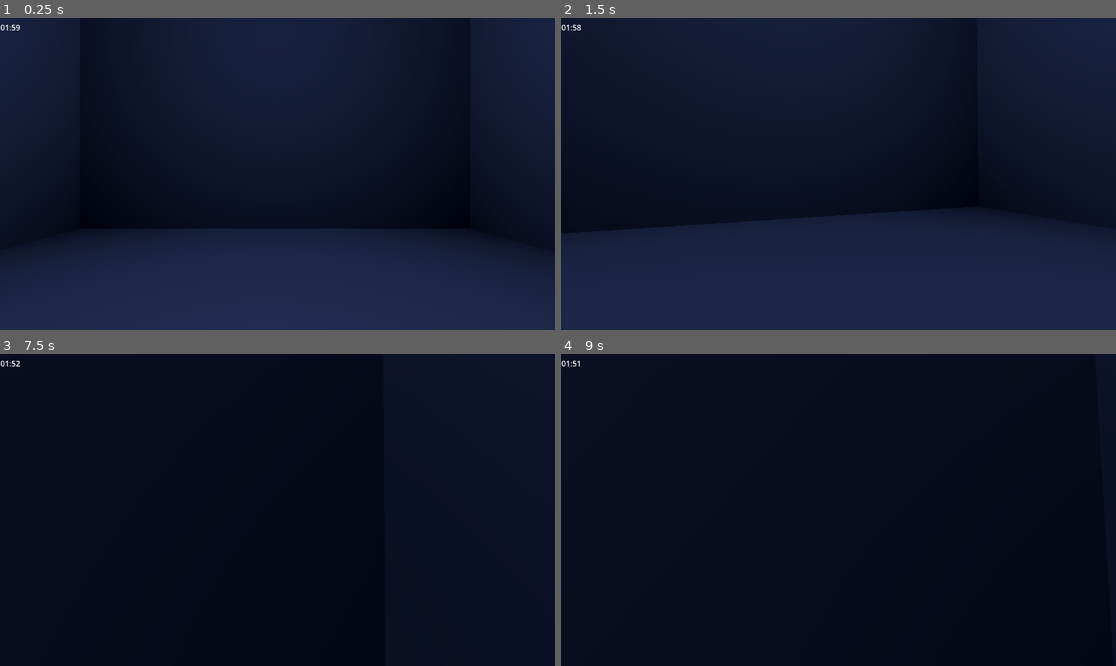
Above: before the commit, frames 1-4 (two rows, left to right).
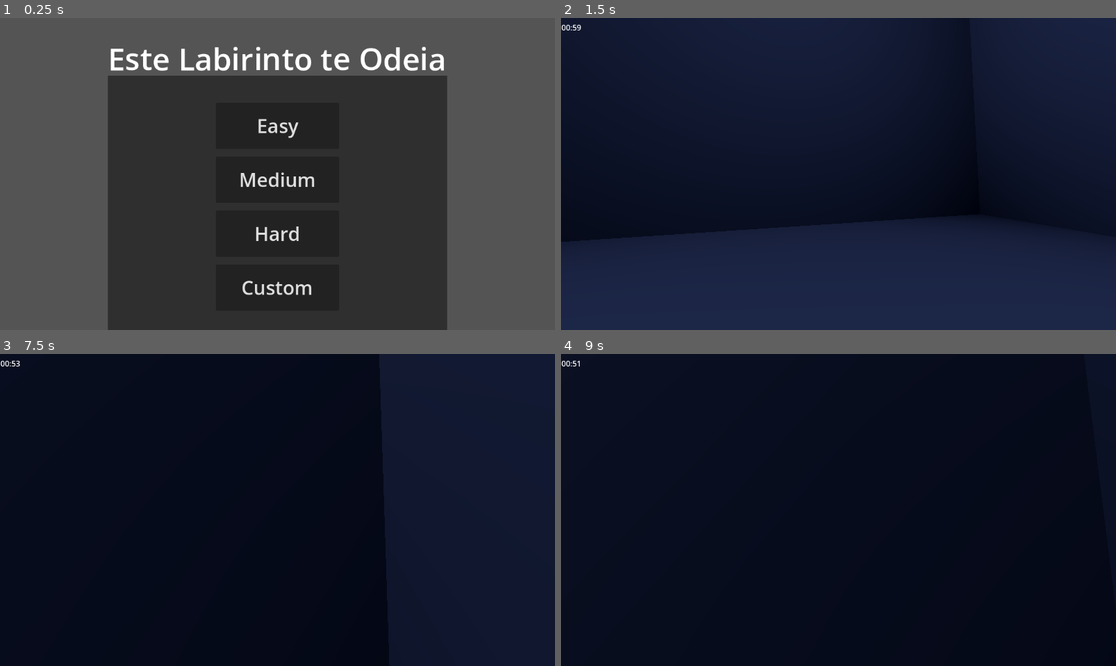
Above: after the commit, the same moments.

Repository: Bruno02468/este-labirinto-te-odeia
Game: Godot game, scene res://scenes/main.tscn
The game is run twice, just before and just after one commit, with the same random seed, the same clock (stepped at 60 frames per second) and the same inputs. Before the commit the project starts from res://scenes/labirint_test.tscn.
Inputs (mouse positions are in pixels of both pictures, inside the frame that each line leads up to):
- Up to frame 1 (0.25 s): no input
- Up to frame 2 (1.5 s): click (838, 180) at 0.5 s, where only the run after the commit has a clickable "Medium"; move the mouse to (866, 174) at 1.27 s; hold W (up) from 1.28 s (still down); hold Shift (sprint) from 1.28 s (still down)
- Up to frame 3 (7.5 s): tap Space (jump) at 1.52, 2.27, 2.75, 3.77, 4.25, 4.52, 5.27, 5.75, 6.77 s; tap Enter at 2, 3.5, 5 s; move the mouse to (249, 510) at 2.02 s; release Shift (sprint) at 2.03 s; tap Shift (sprint) every 1.5 s from 2.1 to 6.6 s; move the mouse to (288, 503) at 2.77 s; hold Shift (sprint) 2.78-3.53 s; move the mouse to (271, 516) at 3.52 s; move the mouse to (316, 513) at 4.27 s; hold Shift (sprint) 4.28-5.03 s; move the mouse to (233, 506) at 5.02 s; move the mouse to (283, 510) at 5.77 s; hold Shift (sprint) 5.78-6.53 s; move the mouse to (255, 503) at 6.52 s; release W (up) at 6.53 s; hold D (right) 6.53-7.28 s; move the mouse to (305, 510) at 7.27 s; hold W (up) from 7.28 s (still down); hold Shift (sprint) from 7.28 s (still down)
- Up to frame 4 (9 s): keep holding W (up); tap Space (jump) at 7.52, 8.27 s; move the mouse to (810, 510) at 8.02 s; release Shift (sprint) at 8.03 s; tap Shift (sprint) at 8.1 s; move the mouse to (849, 503) at 8.77 s; hold Shift (sprint) from 8.78 s (still down)

The runs differ from the first frame. In frame 1, 89% of the frame differs, in the area x 0-100%, y 0-100%; in frame 2, 1.5%; in frame 3, less than 0.1%; in frame 4, less than 0.1%.

Commit message:
Added main menu, scene manager & bug fix

Diff:
--- /dev/null
+++ b/GlobalScripts/Global.gd
@@ -0,0 +1,5 @@
+extends Node
+
+var targetTime : float = 10.0
+var N_Rooms : int = 9
+var N_PortalsPerRoom : int = 4
--- a/Portals/Portal.gd
+++ b/Portals/Portal.gd
@@ -26,6 +26,11 @@
 const MOVE_WAS_TELEPORT_THRESHOLD = 5.0
 
 var _tracked_phys_bodies = []
+
+var active := true
+
+func _exit_tree():
+	active = false
 
 # Edge case but possible. Adding this to prevent teleporting twice if body lands exactly on portal plane
 func _nonzero_sign(value):
@@ -395,6 +400,12 @@
 # rubberbands very quickly between the 2 portals. May happen rarely even without the incorrect y
 # rotation set
 func _check_shapecast_collision(body):
+	if not active:
+		return false
+
+	if not is_inside_tree() or get_world_3d() == null:
+		return false
+
 	$ShapeCast3D.force_shapecast_update()
 	for i in $ShapeCast3D.get_collision_count():
 		if $ShapeCast3D.get_collider(i) == body:
--- /dev/null
+++ b/main.gd
@@ -0,0 +1,19 @@
+# Main.gd
+extends Node
+
+var current_scene: Node = null
+
+func _ready():
+	load_scene("res://scenes/menu.tscn")
+
+func load_scene(path: String):
+	if current_scene:
+		current_scene.queue_free()
+
+	await get_tree().process_frame  # <-- Wait a frame to fully clear old scene
+
+	var scene_res = load(path)
+	var new_scene = scene_res.instantiate()
+
+	add_child(new_scene)
+	current_scene = new_scene
--- a/project.godot
+++ b/project.godot
@@ -11,9 +11,13 @@
 [application]
 
 config/name="Labirintorges"
-run/main_scene="res://scenes/labirint_test.tscn"
+run/main_scene="res://scenes/main.tscn"
 config/features=PackedStringArray("4.3", "Forward Plus")
 config/icon="res://icon.svg"
+
+[autoload]
+
+Global="*res://GlobalScripts/Global.gd"
 
 [input]
 
--- a/scenes/labirint_test.gd
+++ b/scenes/labirint_test.gd
@@ -91,6 +91,10 @@
 	return conList
 
 func _enter_tree() -> void:
+	targetTime = Global.targetTime
+	N_Rooms = Global.N_Rooms
+	N_PortalsPerRoom = Global.N_PortalsPerRoom
+
 	var N_Portals = N_Rooms * N_PortalsPerRoom - 2*(N_PortalsPerRoom-1)
 
 	#### List Approach ####
@@ -197,6 +201,7 @@
 	FinishTimer.start()
 	await FinishTimer.timeout
 	get_tree().paused = false
+	get_node("/root/Main").load_scene("res://scenes/menu.tscn")
 
 func _on_final_check_point_body_entered(body: Node3D) -> void:
 	if body.name == "Player":
@@ -205,3 +210,4 @@
 		FinishTimer.start()
 		await FinishTimer.timeout
 		get_tree().paused = false
+		get_node("/root/Main").load_scene("res://scenes/menu.tscn")
--- /dev/null
+++ b/scenes/main.tscn
@@ -0,0 +1,6 @@
+[gd_scene load_steps=2 format=3 uid="uid://cjl5yynwd25p6"]
+
+[ext_resource type="Script" path="res://main.gd" id="1_nnwun"]
+
+[node name="Main" type="Node"]
+script = ExtResource("1_nnwun")
--- /dev/null
+++ b/scenes/menu.gd
@@ -0,0 +1,60 @@
+extends Node2D
+
+@onready var titleText = $Title
+@onready var diffs = $Dificults
+
+var textUnshuffled : String = "Este Labirinto te Odeia"
+var shuffleNow : bool = true
+
+
+func _ready() -> void:
+
+	Input.mouse_mode = Input.MOUSE_MODE_VISIBLE
+
+	Global.N_Rooms = 4
+	Global.N_PortalsPerRoom = 4
+	Global.targetTime = 120.0
+
+	$Title.text = "[center][shake rate=20.0 level=5 connected=1]%s[/shake][/center]" % textUnshuffled
+
+func shuffle_string(s):
+	randomize()
+	var a = []
+	for c in s: a.append(c)
+	a.shuffle()
+	return "".join(a)
+
+func _on_timer_timeout() -> void:
+	var textInsert = textUnshuffled
+	if shuffleNow:
+		textInsert = shuffle_string(textUnshuffled)
+		shuffleNow = false
+	else:
+		shuffleNow = true
+
+	$Title.text = "[center][shake rate=20.0 level=5 connected=1]%s[/shake][/center]" % textInsert
+
+func _on_easy_pressed() -> void:
+	print("Easy: \n %d Rooms Time: %f",Global.N_Rooms,Global.targetTime)
+	Global.N_Rooms = 4
+	Global.targetTime = 120.0
+	get_node("/root/Main").load_scene("res://scenes/labirint_test.tscn")
+
+func _on_medium_pressed() -> void:
+	print("Medium: \n %d Rooms Time: %f",Global.N_Rooms,Global.targetTime)
+	Global.N_Rooms = 8
+	Global.targetTime = 60.0
+	get_node("/root/Main").load_scene("res://scenes/labirint_test.tscn")
+
+func _on_hard_pressed() -> void:
+	print("Hard: \n %d Rooms Time: %f",Global.N_Rooms,Global.targetTime)
+	Global.N_Rooms = 16
+	Global.targetTime = 30.0
+	get_node("/root/Main").load_scene("res://scenes/labirint_test.tscn")
+
+func _on_custom_pressed() -> void:
+	diffs.visible= false
+	Global.N_Rooms = 4
+	Global.N_PortalsPerRoom = 4
+	Global.targetTime = 120.0
+	print("Foi custom")
--- /dev/null
+++ b/scenes/menu.tscn
@@ -0,0 +1,85 @@
+[gd_scene load_steps=2 format=3 uid="uid://btko2i1uuab7o"]
+
+[ext_resource type="Script" path="res://scenes/menu.gd" id="1_moye3"]
+
+[node name="Menu" type="Node2D"]
+script = ExtResource("1_moye3")
+
+[node name="Base" type="ColorRect" parent="."]
+offset_right = 1152.0
+offset_bottom = 648.0
+color = Color(0.329412, 0.329412, 0.329412, 1)
+
+[node name="CustomSelect" type="Control" parent="."]
+layout_mode = 3
+anchors_preset = 0
+offset_left = 224.0
+offset_top = 120.0
+offset_right = 264.0
+offset_bottom = 160.0
+
+[node name="WindowBase" type="ColorRect" parent="CustomSelect"]
+offset_right = 704.0
+offset_bottom = 528.0
+color = Color(0.18359, 0.18359, 0.18359, 1)
+
+[node name="Title" type="RichTextLabel" parent="."]
+offset_left = 128.0
+offset_top = 40.0
+offset_right = 1024.0
+offset_bottom = 136.0
+theme_override_font_sizes/normal_font_size = 64
+bbcode_enabled = true
+text = "[center][shake rate=20.0 level=5 connected=1]Este Labirinto te Odeia[/shake][/center]"
+
+[node name="Dificults" type="Control" parent="."]
+layout_mode = 3
+anchors_preset = 0
+offset_right = 40.0
+offset_bottom = 40.0
+
+[node name="Easy" type="Button" parent="Dificults"]
+layout_mode = 0
+offset_left = 448.0
+offset_top = 176.0
+offset_right = 704.0
+offset_bottom = 272.0
+theme_override_font_sizes/font_size = 40
+text = "Easy"
+
+[node name="Medium" type="Button" parent="Dificults"]
+layout_mode = 0
+offset_left = 448.0
+offset_top = 288.0
+offset_right = 704.0
+offset_bottom = 384.0
+theme_override_font_sizes/font_size = 40
+text = "Medium"
+
+[node name="Hard" type="Button" parent="Dificults"]
+layout_mode = 0
+offset_left = 448.0
+offset_top = 400.0
+offset_right = 704.0
+offset_bottom = 496.0
+theme_override_font_sizes/font_size = 40
+text = "Hard"
+
+[node name="Custom" type="Button" parent="Dificults"]
+layout_mode = 0
+offset_left = 448.0
+offset_top = 512.0
+offset_right = 704.0
+offset_bottom = 608.0
+theme_override_font_sizes/font_size = 40
+text = "Custom
+"
+
+[node name="Timer" type="Timer" parent="."]
+autostart = true
+
+[connection signal="pressed" from="Dificults/Easy" to="." method="_on_easy_pressed"]
+[connection signal="pressed" from="Dificults/Medium" to="." method="_on_medium_pressed"]
+[connection signal="pressed" from="Dificults/Hard" to="." method="_on_hard_pressed"]
+[connection signal="pressed" from="Dificults/Custom" to="." method="_on_custom_pressed"]
+[connection signal="timeout" from="Timer" to="." method="_on_timer_timeout"]
